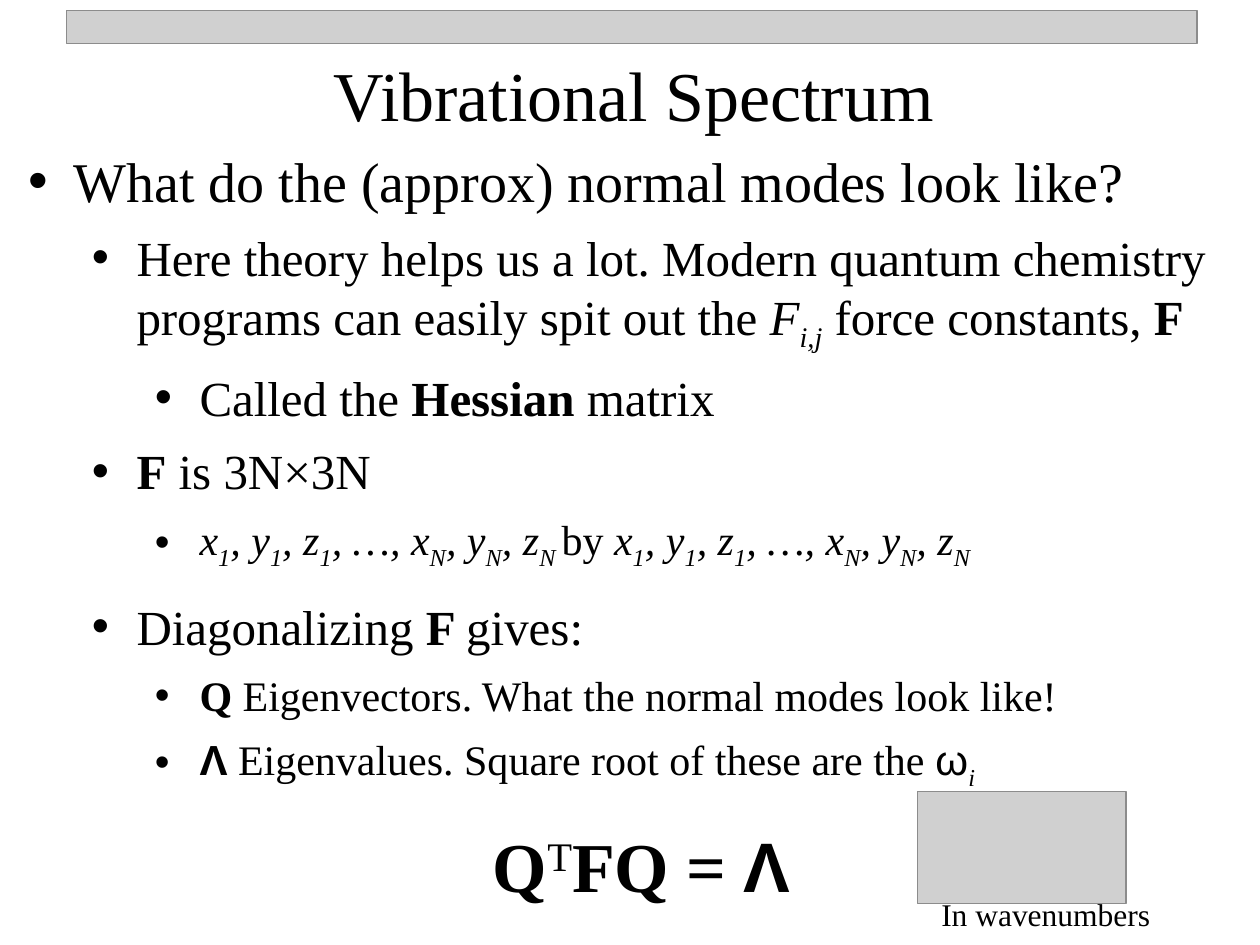
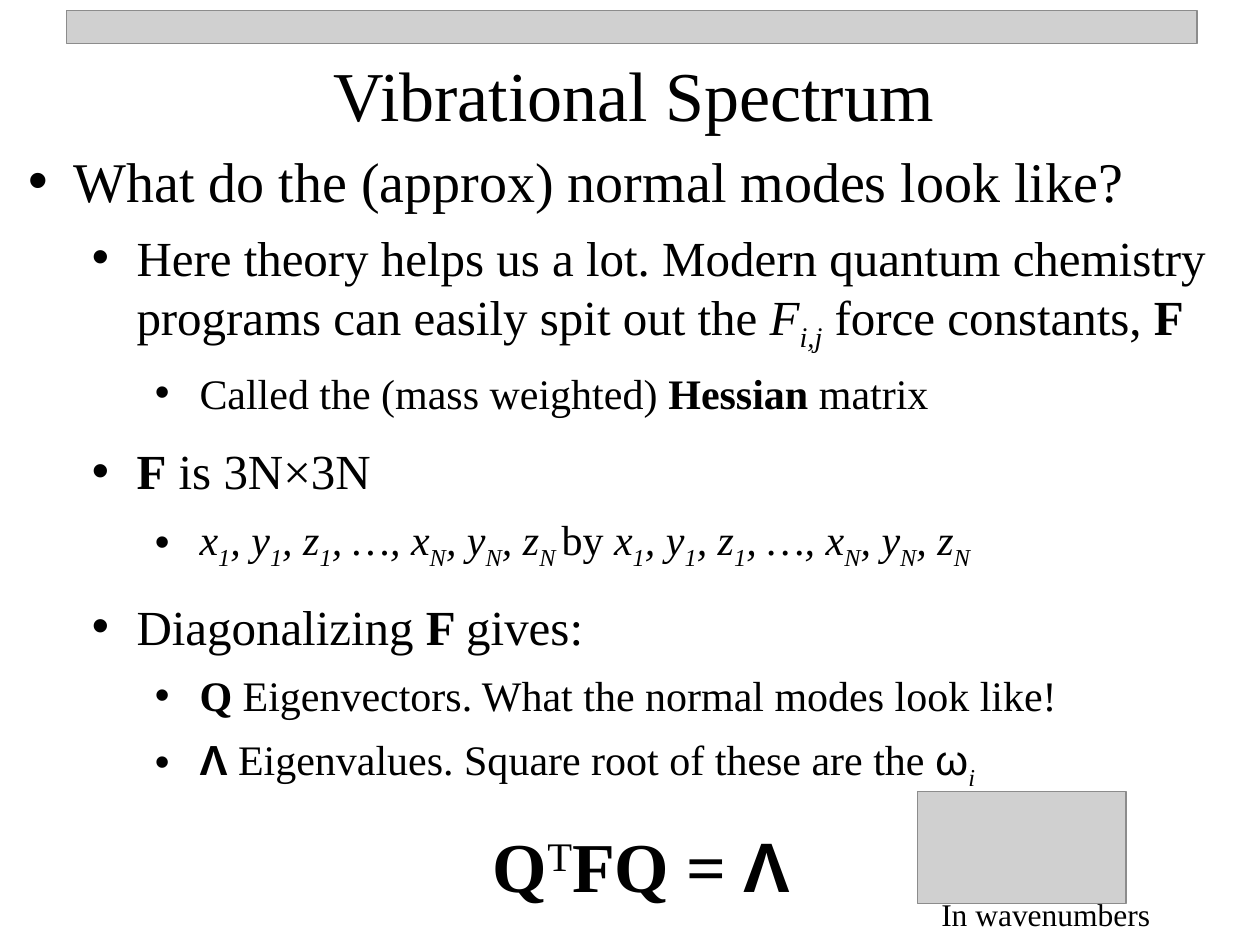
Before and after one commit to npetraco/CHE302, a slide deck: slide 11 of Notes/10_vib_spectroscopy.pptx. Drawn at 1260x945 pixels with LibreOffice and Linux fonts; fonts in the diff are those of the drawing; grey boxes stand for pictures. Boxes give left, top, right and bottom in pixels: in the first picture for what was removed or moved away, otherwise in the second. Text is boxed around its words. In the diff, an @@ line names an element or a change of style, - is before the commit and + after.

```diff
--- a/Notes/10_vib_spectroscopy.pptx
+++ b/Notes/10_vib_spectroscopy.pptx
@@ text at box(200, 380, 929, 418): text changed; size 28 to 24 pt @@
-    • Called the Hessian matrix
+    • Called the (mass weighted) Hessian matrix
```
Also in this commit, not shown: 1 other slide changed, 3 slides added.
